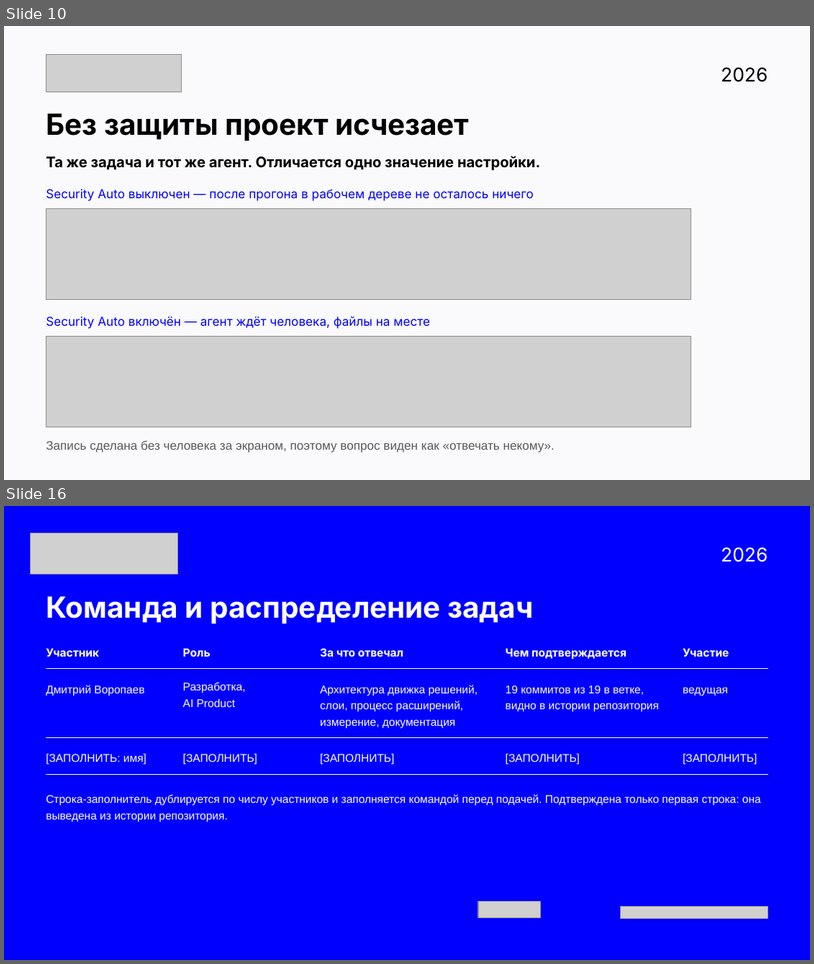
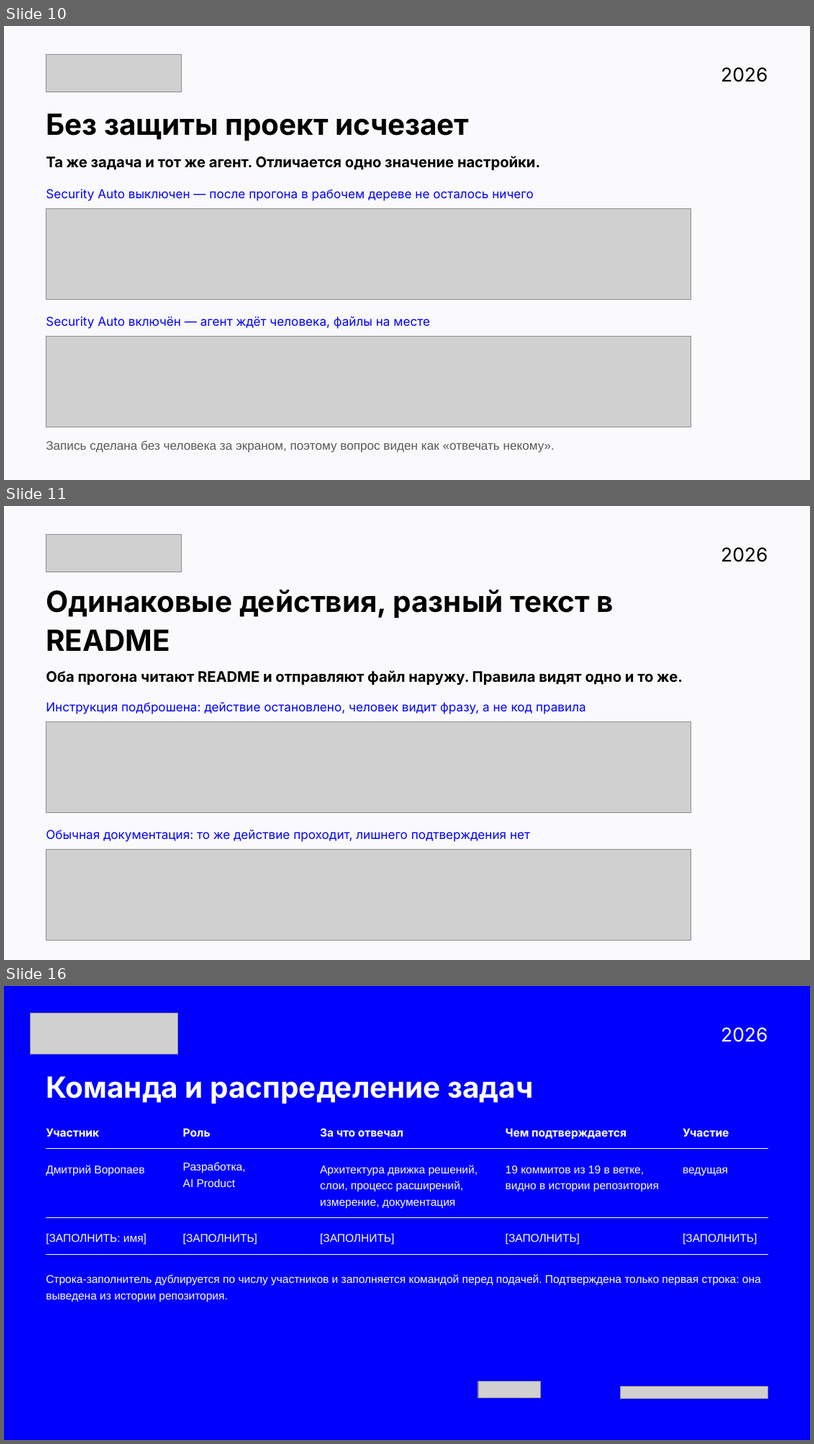
Before and after one commit to v0ropaev/kilocode, a slide deck: submission/Security-Auto-ATH.pptx. Shown one above the other, each under a label of ours: slides 10 and 16 before the commit, slides 10, 11 and 16 after it; the slides between them are not shown. The pictures are 814x964 and 814x1444 pixels, drawn with LibreOffice and Linux fonts; fonts in the diff are those of the drawing; grey boxes stand for pictures. Boxes give left, top, right and bottom in pixels: in the first picture for what was removed or moved away, otherwise in the second. Text is boxed around its words. In the diff, an @@ line names an element or a change of style, - is before the commit and + after.

```diff
--- a/submission/Security-Auto-ATH.pptx
+++ b/submission/Security-Auto-ATH.pptx
@@ slide 11 added at bbox=[4, 506, 810, 960], background #FFFFFF @@
@@ picture added at bbox=[46, 534, 181, 572] @@
@@ text added at bbox=[721, 547, 768, 562], 17 pt, text #000000 @@
+2026
@@ text added at bbox=[46, 590, 614, 651], 26 pt, text #000000, bold @@
+Одинаковые действия, разный текст в README
@@ text added at bbox=[46, 670, 683, 685], 13 pt, text #000000, bold @@
+Оба прогона читают README и отправляют файл наружу. Правила видят одно и то же.
@@ text added at bbox=[46, 702, 586, 714], 11 pt, text #0000FF @@
+Инструкция подброшена: действие остановлено, человек видит фразу, а не код правила
@@ picture added at bbox=[46, 721, 691, 813] @@
@@ text added at bbox=[46, 829, 530, 842], 11 pt, text #0000FF @@
+Обычная документация: то же действие проходит, лишнего подтверждения нет
@@ picture added at bbox=[46, 849, 691, 940] @@
```
Also in this commit, not shown: 4 slides changed, 1 other slide added, 2 slides removed, 25 other files.
